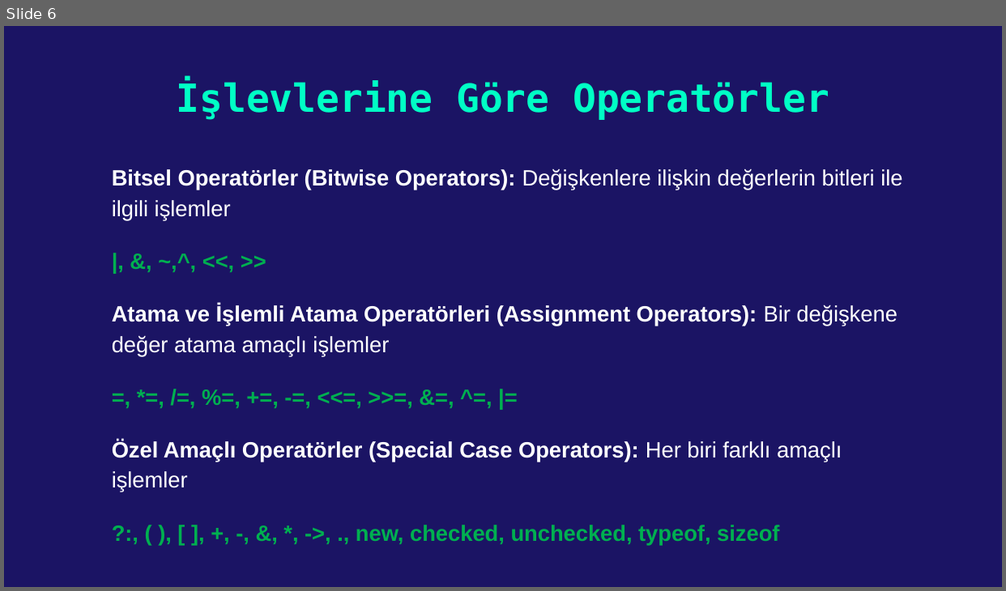
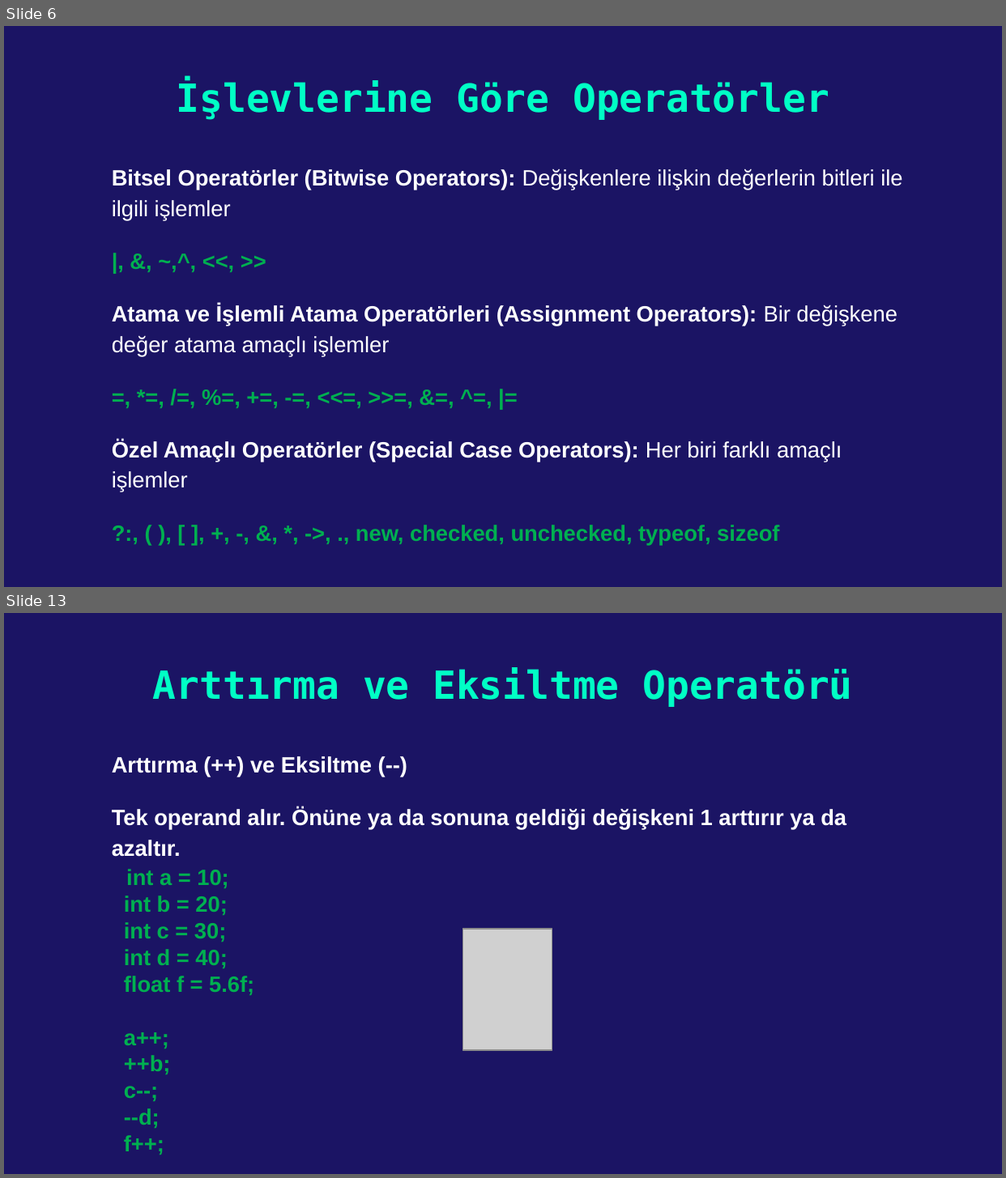
Before and after one commit to kadirdemir/C-Sharp-2022, a slide deck: Operatörler.pptx. Shown one above the other, each under a label of ours: slide 6 before the commit, slides 6 and 13 after it; the slides between them are not shown. The pictures are 1006x591 and 1006x1178 pixels, drawn with LibreOffice and Linux fonts; fonts in the diff are those of the drawing; grey boxes stand for pictures. Boxes give left, top, right and bottom in pixels: in the first picture for what was removed or moved away, otherwise in the second. Text is boxed around its words. In the diff, an @@ line names an element or a change of style, - is before the commit and + after.

```diff
--- a/Operatörler.pptx
+++ b/Operatörler.pptx
@@ slide 13 added at (4,613,1002,1174), background #1B1464 @@
@@ title added at (153,667,853,707), 28 pt, text #00FFC5, bold @@
+Arttırma ve Eksiltme Operatörü
@@ text added at (112,756,846,1075), 16 pt, text #FFFFFF, bold @@
+Arttırma (++) ve Eksiltme (--)
+Tek operand alır. Önüne ya da sonuna geldiği değişkeni 1 arttırır ya da azaltır.
+int a = 10;
+int b = 20;
+int c = 30;
+int d = 40;
+float f = 5.6f;
+a++;
+++b;
+c--;
+--d;
+f++;
@@ picture added at (463,930,553,1051) @@
```
Also in this commit, not shown: 30 other slides added.
